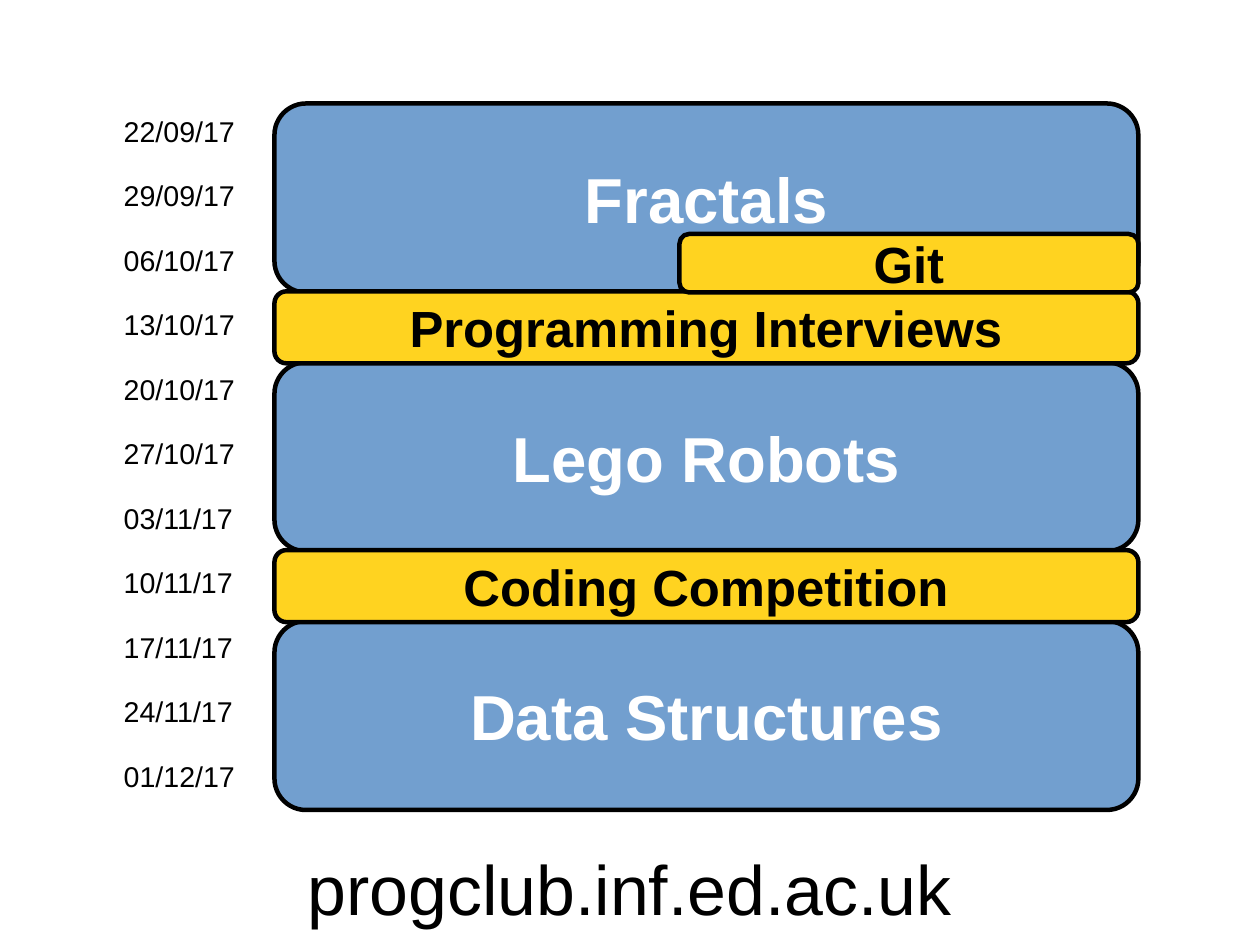
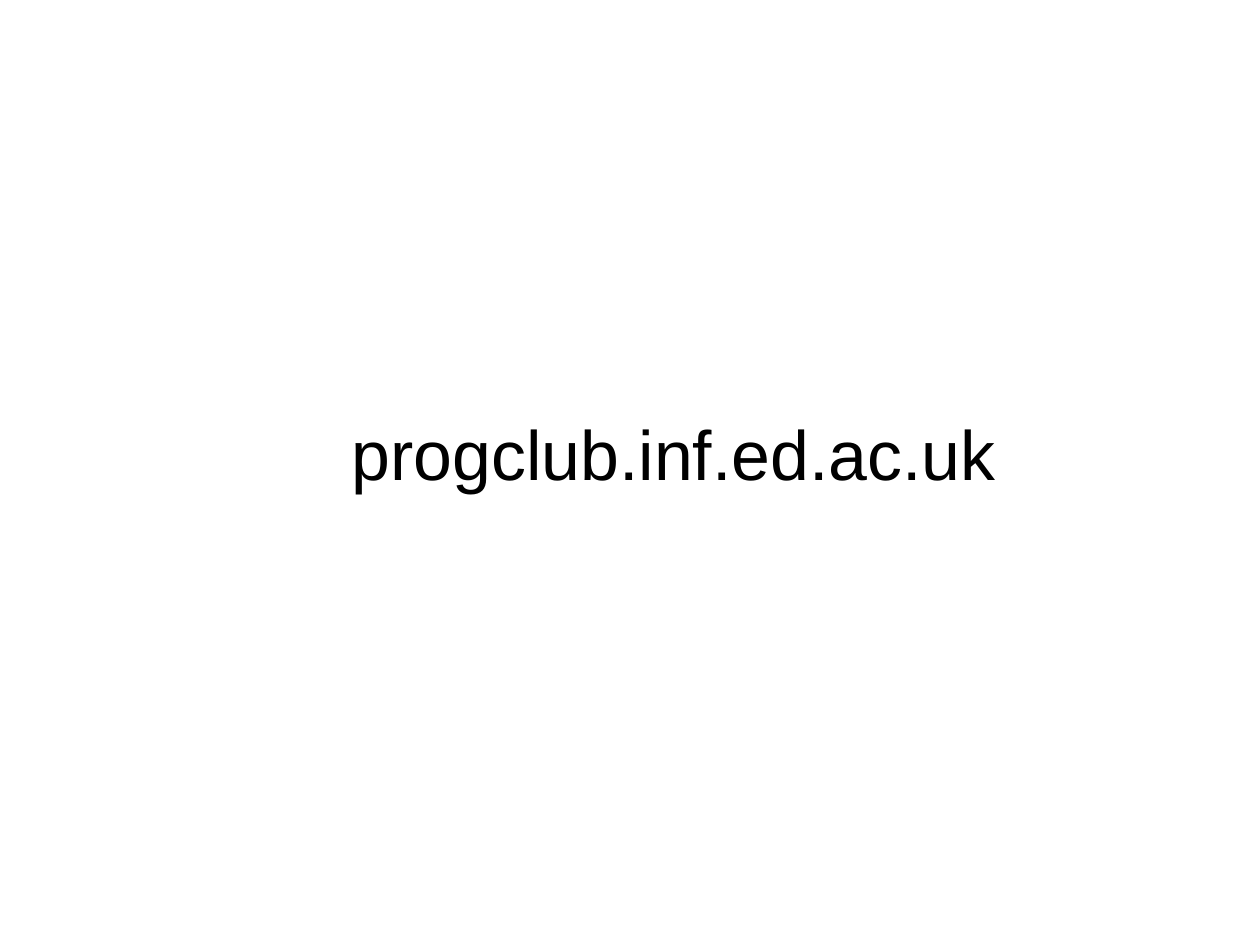
Before and after one commit to vsee/uoe_programmingclub, a slide deck: slide 2 of slides/introduction.odp. Drawn at 1260x945 pixels with LibreOffice and Linux fonts; fonts in the diff are those of the drawing. Boxes give left, top, right and bottom in pixels: in the first picture for what was removed or moved away, otherwise in the second. Text is boxed around its words. In the diff, an @@ line names an element or a change of style, - is before the commit and + after.

```diff
--- a/slides/introduction.odp
+++ b/slides/introduction.odp
@@ rounded rectangle removed at (274,104,1139,293) @@
-Fractals
@@ text removed at (124,121,235,143) @@
-22/09/17
@@ text removed at (124,185,235,207) @@
-29/09/17
@@ rounded rectangle removed at (679,234,1139,293) @@
-Git
@@ text removed at (124,250,235,272) @@
-06/10/17
@@ rounded rectangle removed at (274,292,1139,364) @@
-Programming Interviews
@@ text removed at (124,314,235,336) @@
-13/10/17
@@ text removed at (124,379,235,401) @@
-20/10/17
@@ rounded rectangle removed at (274,362,1139,551) @@
-Lego Robots
@@ text "progclub.inf.ed.ac.uk": place and size @@
-text "progclub.inf.ed.ac.uk" at (307,864,951,928)
+text "progclub.inf.ed.ac.uk" at (351,429,995,494)
@@ text removed at (124,443,235,465) @@
-27/10/17
@@ text removed at (124,508,233,530) @@
-03/11/17
@@ rounded rectangle removed at (274,550,1139,622) @@
-Coding Competition
@@ text removed at (124,572,233,594) @@
-10/11/17
@@ rounded rectangle removed at (274,621,1139,810) @@
-Data Structures
@@ text removed at (124,637,233,659) @@
-17/11/17
@@ text removed at (124,701,233,723) @@
-24/11/17
@@ text removed at (124,766,235,788) @@
-01/12/17
```
Also in this commit, not shown: 1 other file.
